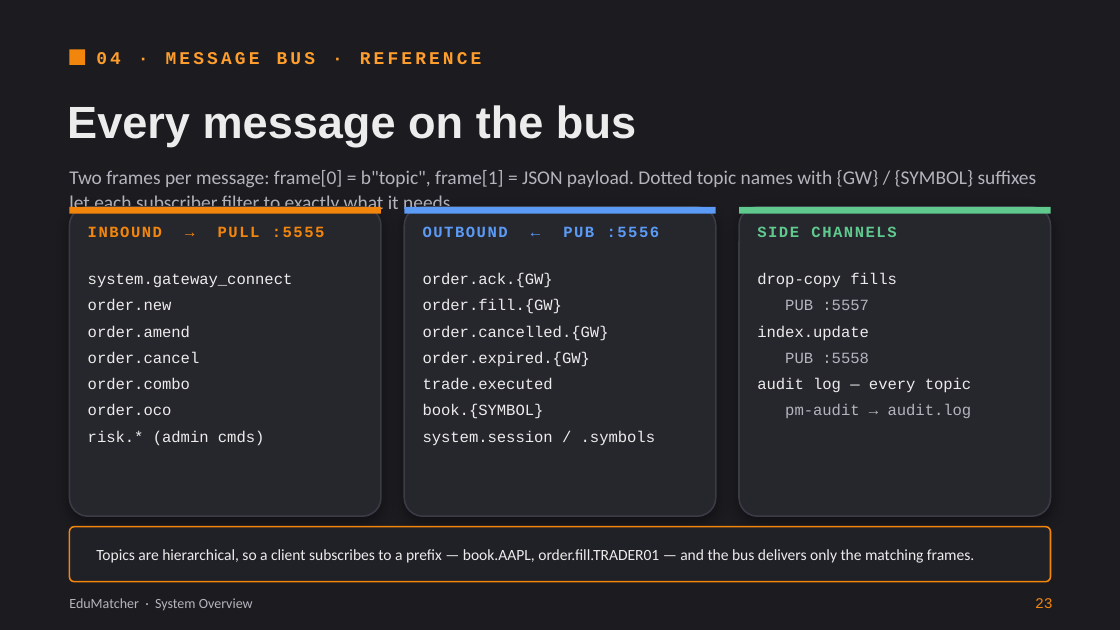
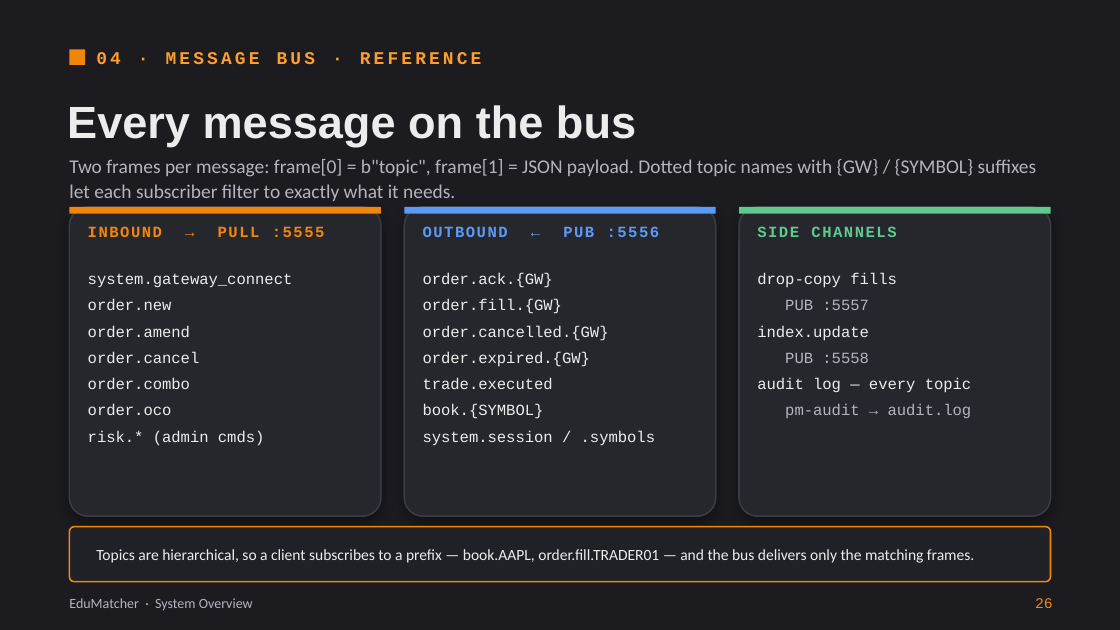
Before and after one commit to johan162/EduMatcher, a slide deck: slide 26 of docs/presentations/introduction-to-edumatcher.pptx (slide 23 before the commit). Drawn at 1120x630 pixels with LibreOffice and Linux fonts; fonts in the diff are those of the drawing. Boxes give left, top, right and bottom in pixels: in the first picture for what was removed or moved away, otherwise in the second. Text is boxed around its words. In the diff, an @@ line names an element or a change of style, - is before the commit and + after.

```diff
--- a/docs/presentations/introduction-to-edumatcher.pptx
+++ b/docs/presentations/introduction-to-edumatcher.pptx
@@ text "Two frames per message: frame[0] ...": place and size @@
-text "Two frames per message: frame[0] ..." at <box>69,170,1037,215</box>
+text "Two frames per message: frame[0] ..." at <box>69,159,1037,201</box>
@@ text at <box>1035,598,1053,608</box>: text changed @@
-23
+26
```
Also in this commit, not shown: 29 other slides changed, 3 slides added.
